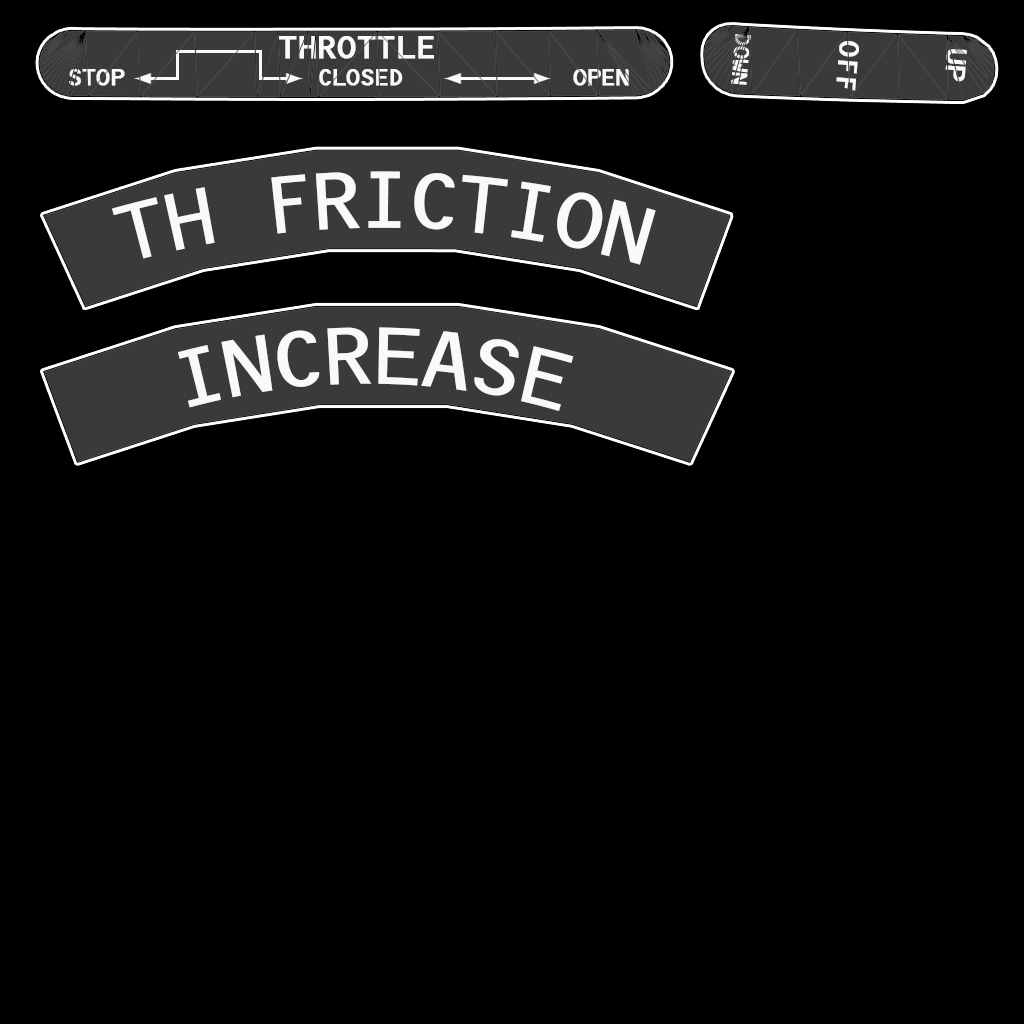
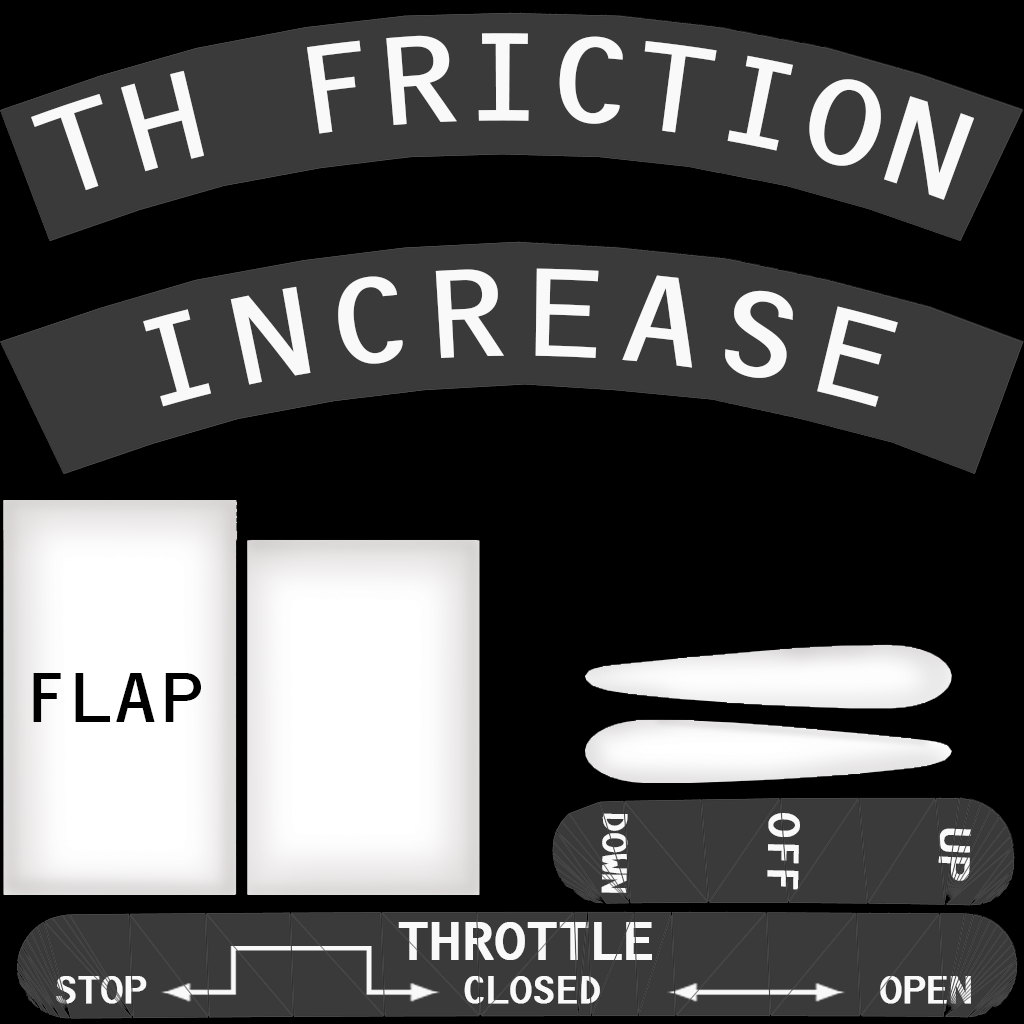
Revision of a layered 1024 × 1024 image; what changed, layer by layer:
painted on "Livello 0" over [0, 12, 1024, 1019]
added group "flap" with 11 layers above "throttlr" over [3, 33, 975, 895]
renamed "OFF" to "UP", moved it into group "flap", painted on it over [836, 41, 971, 881]
renamed "Livello 3" to "textflap copia", moved it into group "flap", painted on it over [3, 25, 996, 895]
renamed "INCREASE" to "png", hid it, moved it into group "flap", painted on it over [3, 327, 952, 895]
added layer "FLAP" in group "flap" over [33, 673, 201, 722]
added layer "Livello 3 copia" in group "flap" over [3, 500, 952, 895]
added layer "Livello 3" in group "flap" over [3, 500, 952, 895]
added layer "fondo flap" in group "flap" over [3, 500, 952, 895]
moved "TH FRICTION" into group "flap", painted on it over [31, 33, 975, 265]
removed layer "DOWN" over [731, 34, 751, 85]
renamed "UP" to "INCREASE", moved it into group "flap", painted on it over [143, 49, 967, 407]
renamed "Livello 2" to "DOWN", moved it into group "flap", painted on it over [133, 50, 628, 893]
added layer "OFF" in group "flap" over [767, 813, 800, 890]
added group "throttlr" with 6 layers above "Livello 1" over [56, 922, 971, 1004]
added layer "Livello 2" in group "throttlr" over [161, 946, 440, 1003]
moved "Livello 2 copia 2" into group "throttlr", painted on it over [443, 72, 845, 1003]
added layer "STOP" in group "throttlr" over [56, 976, 147, 1004]
renamed "STOP" to "OPEN", moved it into group "throttlr", painted on it over [69, 69, 971, 1004]
renamed "OPEN" to "CLOSED", moved it into group "throttlr", painted on it over [464, 69, 629, 1004]
renamed "CLOSED" to "THROTTLE", moved it into group "throttlr", painted on it over [319, 69, 652, 960]
removed layer "THROTTLE" over [278, 36, 434, 59]
